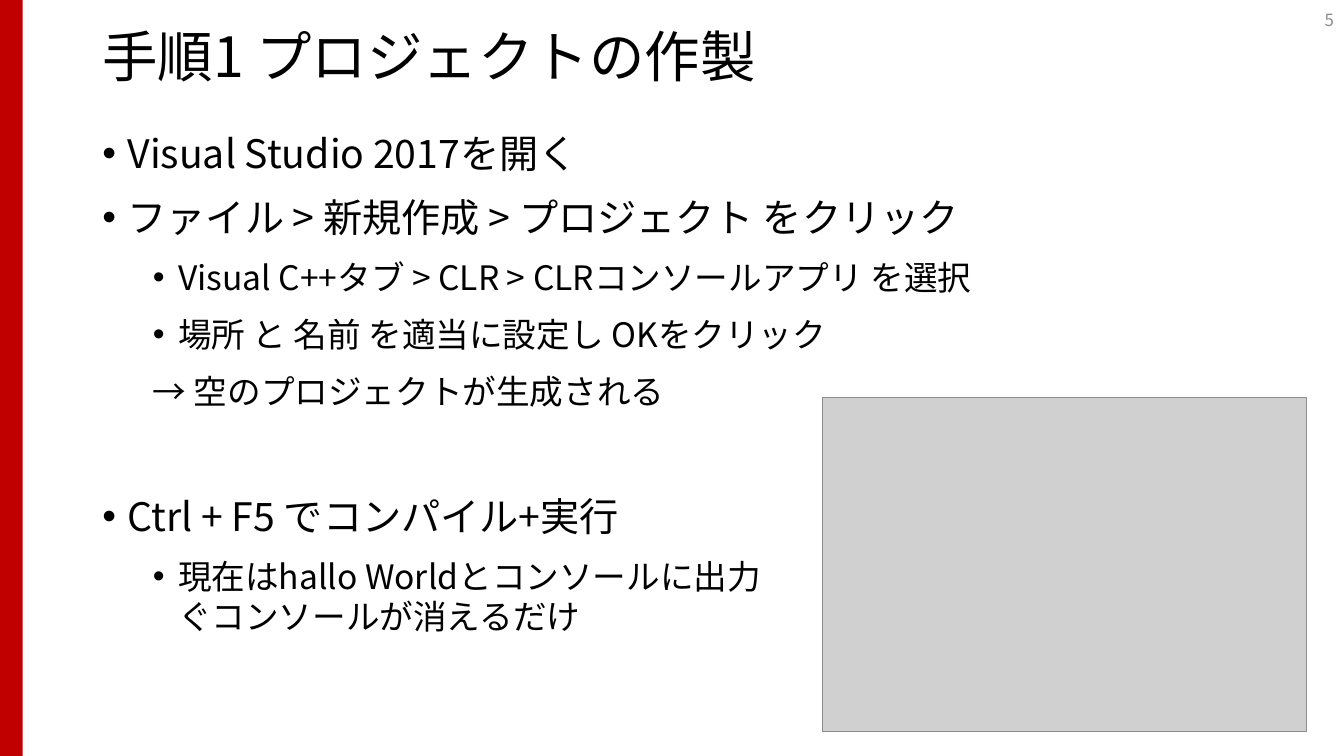
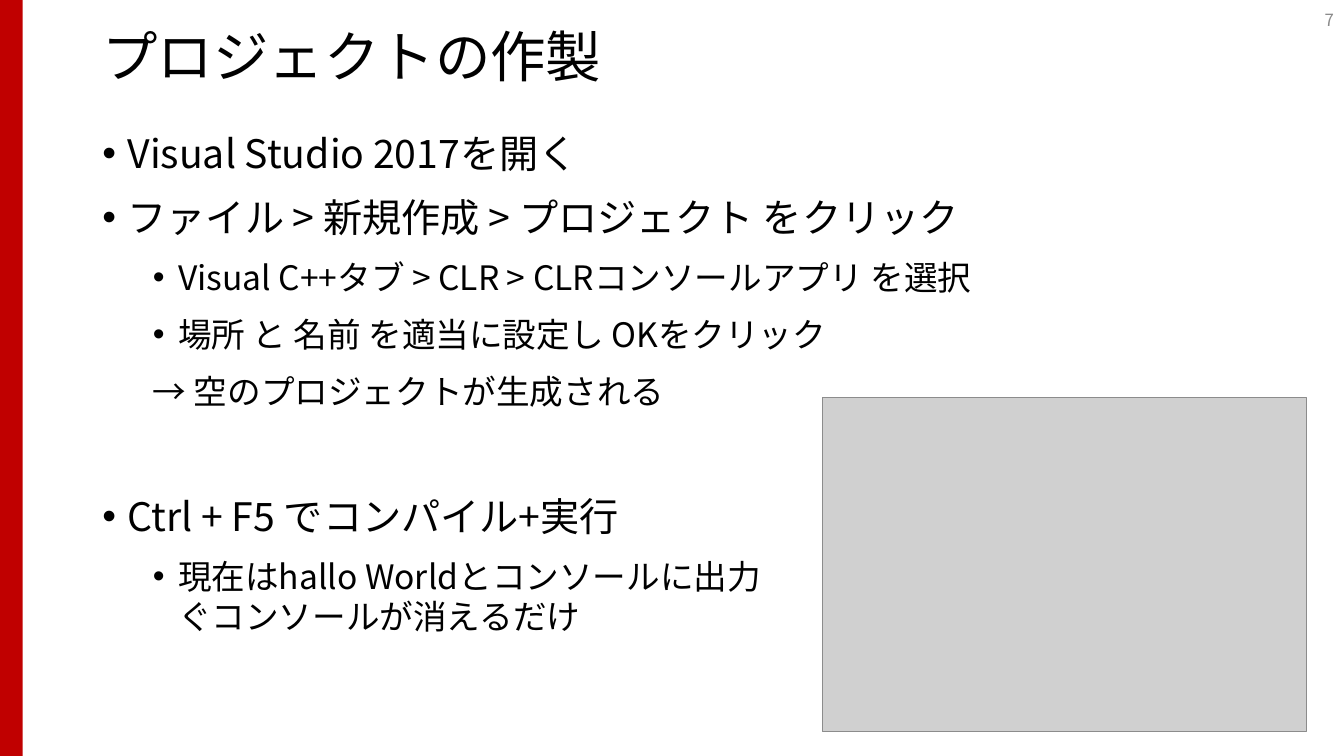
Before and after one commit to shibasab/IGLabProgramBootup, a slide deck: slide 7 of プログラミングスタートアップ.pptx (slide 5 before the commit). Drawn at 1344x756 pixels with LibreOffice and Linux fonts; fonts in the diff are those of the drawing; grey boxes stand for pictures. Boxes give left, top, right and bottom in pixels: in the first picture for what was removed or moved away, otherwise in the second. Text is boxed around its words. In the diff, an @@ line names an element or a change of style, - is before the commit and + after.

```diff
--- a/プログラミングスタートアップ.pptx
+++ b/プログラミングスタートアップ.pptx
@@ page number at (x1=1325, y1=14, x2=1334, y2=26): text changed @@
-5
+7
@@ title at (x1=102, y1=30, x2=601, y2=82): text changed @@
-手順1 プロジェクトの作製
+プロジェクトの作製
```
Also in this commit, not shown: 4 other slides changed, 3 slides added.
